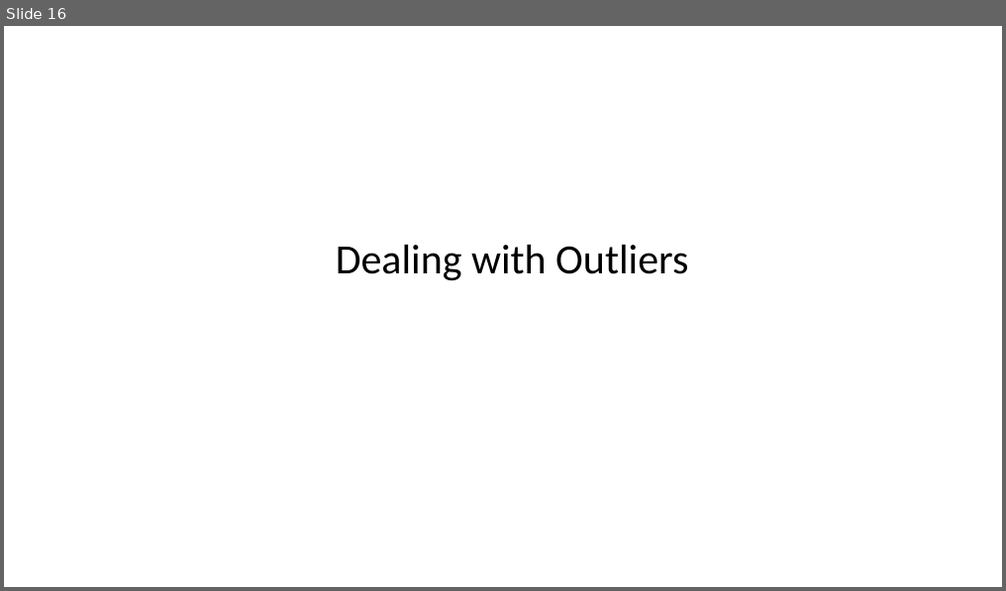
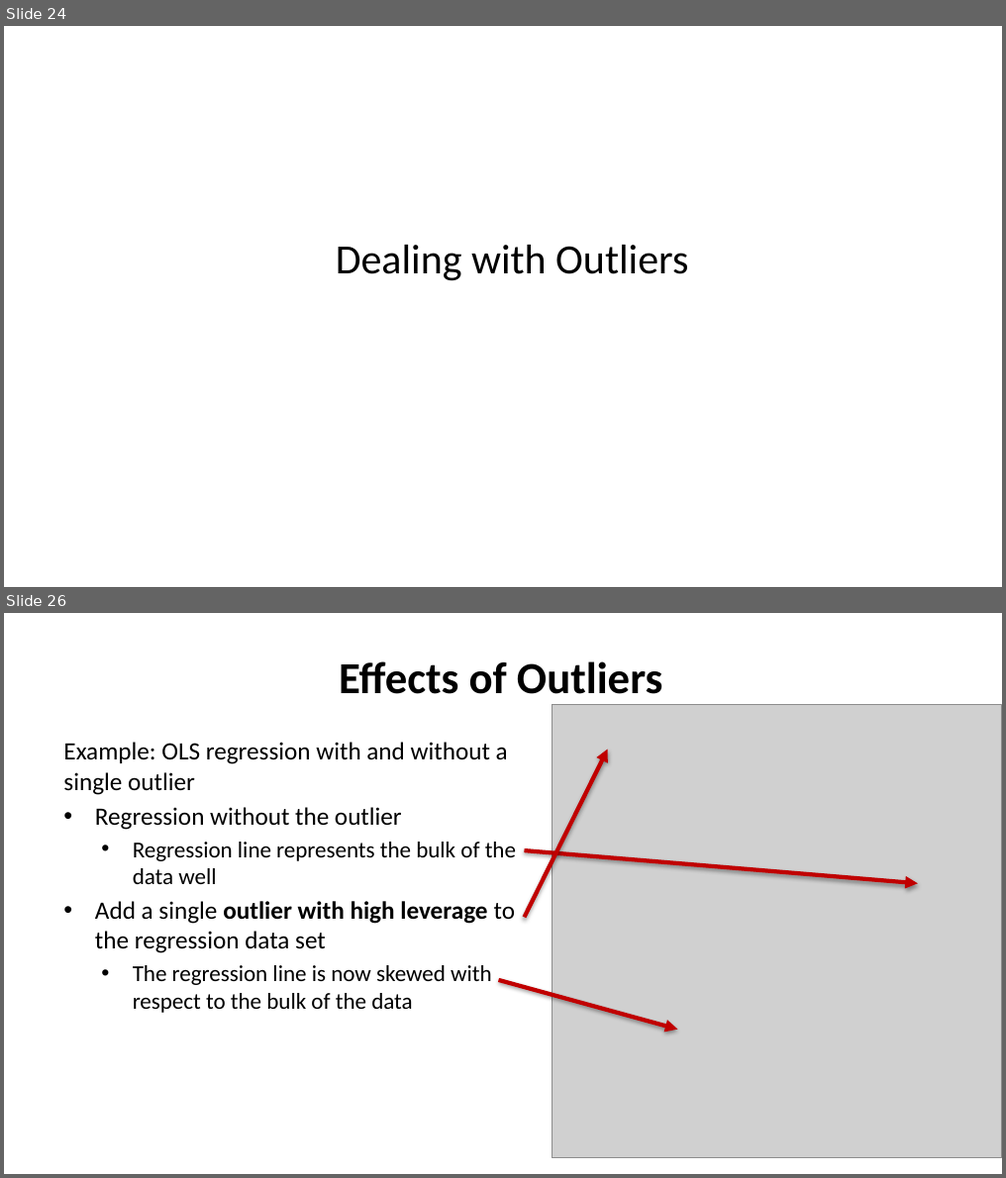
Before and after one commit to StephenElston/CSCI-E-83, a slide deck: LectureSlides/10b_ModelsFor OutliersAndOverdispersion.pptx. Shown one above the other, each under a label of ours: slide 16 before the commit, slides 24 and 26 after it; the slides between them are not shown. The pictures are 1006x591 and 1006x1178 pixels, drawn with LibreOffice and Linux fonts; fonts in the diff are those of the drawing; grey boxes stand for pictures. Boxes give left, top, right and bottom in pixels: in the first picture for what was removed or moved away, otherwise in the second. Text is boxed around its words. In the diff, an @@ line names an element or a change of style, - is before the commit and + after.

```diff
--- a/LectureSlides/10b_ModelsFor OutliersAndOverdispersion.pptx
+++ b/LectureSlides/10b_ModelsFor OutliersAndOverdispersion.pptx
@@ slide 26 added at (4, 613, 1002, 1174), background #FFFFFF @@
@@ title added at (339, 662, 663, 705), 32 pt, text #000000, bold @@
+Effects of Outliers
@@ picture added at (551, 705, 1002, 1157) @@
@@ text added at (63, 742, 516, 1013), 18 pt, text #000000 @@
+Example: OLS regression with and without a single outlier
+• Regression without the outlier
+  • Regression line represents the bulk of the data well
+• Add a single outlier with high leverage to the regression data set
+  • The regression line is now skewed with respect to the bulk of the data
@@ arrow added from (524, 917) to (608, 749), #C00000 3 pt @@
@@ arrow added from (524, 851) to (918, 883), #C00000 3 pt @@
@@ arrow added from (499, 980) to (677, 1029), #C00000 3 pt @@
@@ what was slide 16 is now slide 24 @@
```
Also in this commit, not shown: 6 slides changed, 10 other slides added, 2 slides removed.
